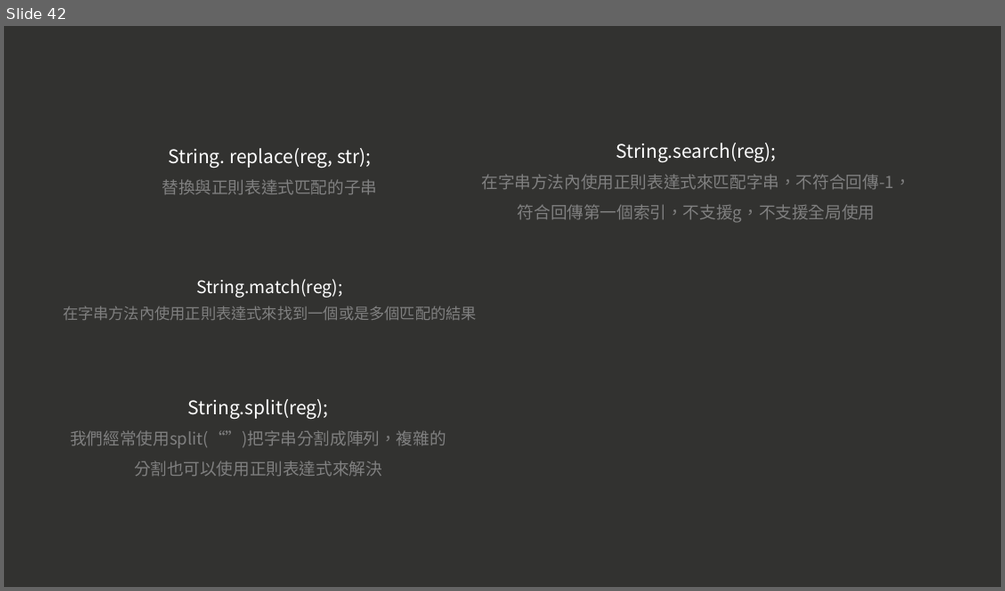
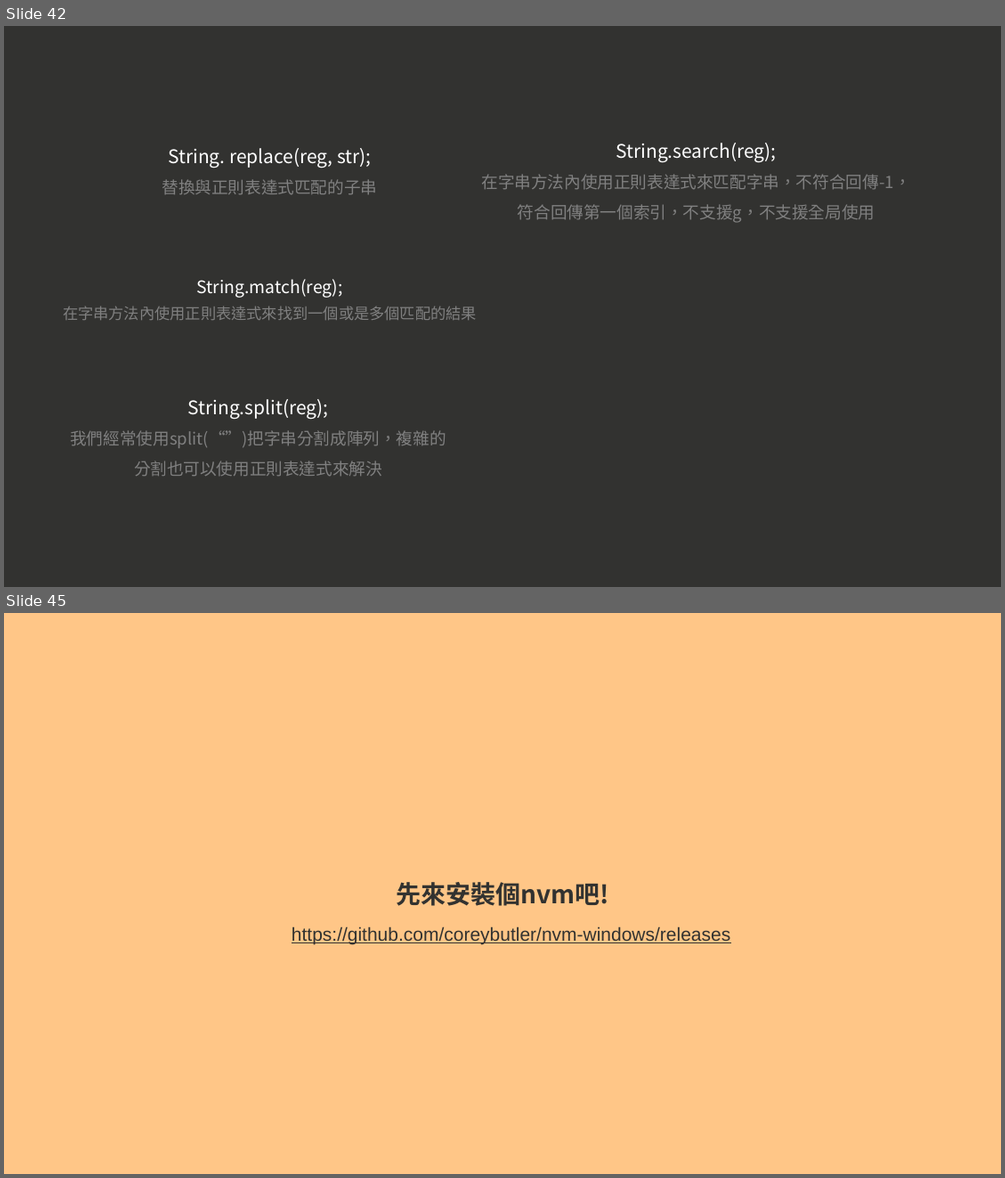
Before and after one commit to a23246542/JS_course_Intermediate_example, a slide deck: 現代 JavaScript 職人之路｜ 中階篇.pptx. Shown one above the other, each under a label of ours: slide 42 before the commit, slides 42 and 45 after it; the slides between them are not shown. The pictures are 1005x591 and 1005x1178 pixels, drawn with LibreOffice and Linux fonts; fonts in the diff are those of the drawing. Boxes give left, top, right and bottom in pixels: in the first picture for what was removed or moved away, otherwise in the second. Text is boxed around its words. In the diff, an @@ line names an element or a change of style, - is before the commit and + after.

```diff
--- a/現代 JavaScript 職人之路｜ 中階篇.pptx
+++ b/現代 JavaScript 職人之路｜ 中階篇.pptx
@@ slide 45 added at (4,613,1001,1174), background #FFC687 @@
@@ text added at (396,882,609,906), 24 pt, text #323230, bold @@
+先來安裝個nvm吧!
@@ text added at (291,926,730,944), 18 pt, text #323230, underline @@
+https://github.com/coreybutler/nvm-windows/releases
```
Also in this commit, not shown: 5 other slides added.
